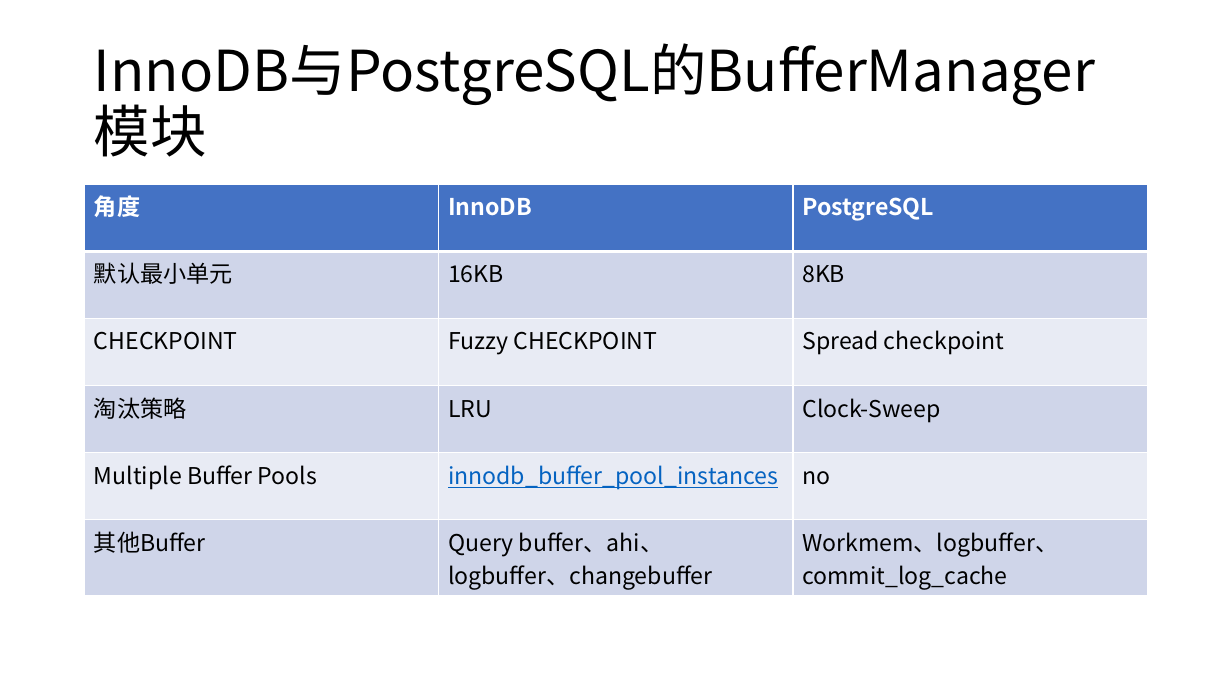
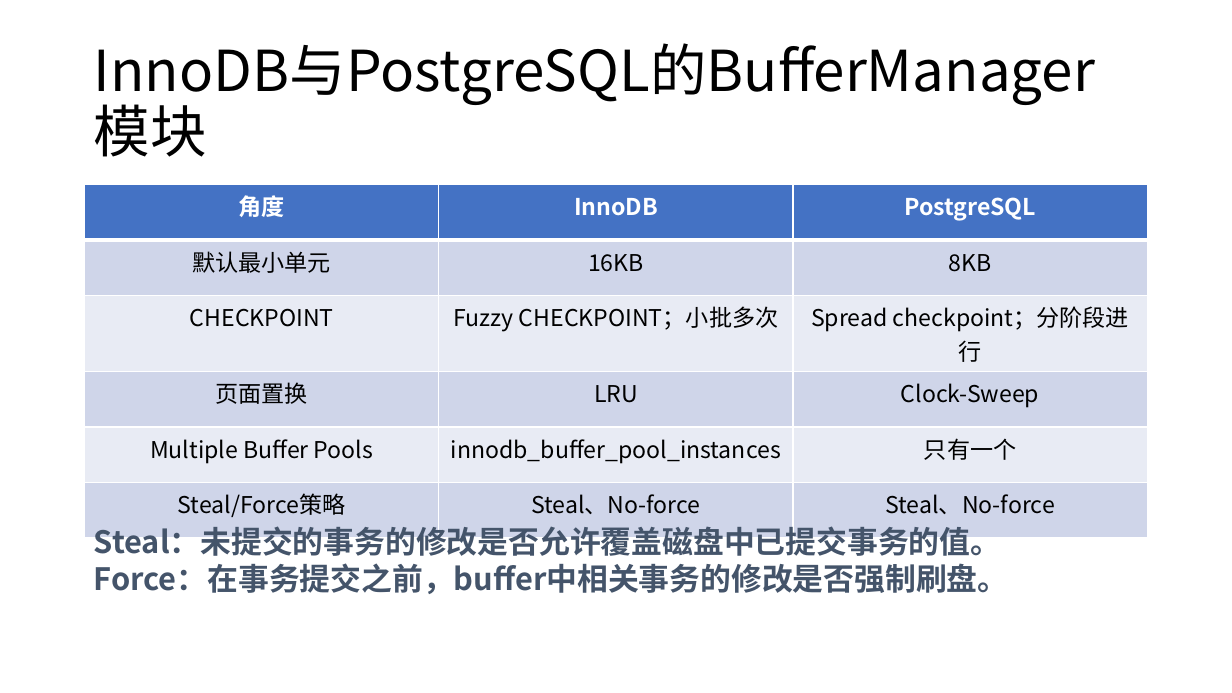
Before and after one commit to yummyliu/papers, a slide deck: slide 12 of 工作分享.pptx (slide 13 before the commit). Drawn at 1232x693 pixels with LibreOffice and Linux fonts; fonts in the diff are those of the drawing. Boxes give left, top, right and bottom in pixels: in the first picture for what was removed or moved away, otherwise in the second. Text is boxed around its words. In the diff, an @@ line names an element or a change of style, - is before the commit and + after.

Commit message:
work

```diff
--- a/工作分享.pptx
+++ b/工作分享.pptx
@@ table at [85, 185, 1147, 521] @@
-row 3, column 2: Fuzzy CHECKPOINT
+row 3, column 2: Fuzzy CHECKPOINT；小批多次
-row 3, column 3: Spread checkpoint
+row 3, column 3: Spread checkpoint；分阶段进行
-row 4, column 1: 淘汰策略
+row 4, column 1: 页面置换
-row 5, column 3: no
+row 5, column 3: 只有一个
-row 6: 其他Buffer | Query buffer、ahi、logbuffer、changebuffer | Workmem、logbuffer、commit_log_cache
+row 6: Steal/Force策略 | Steal、No-force | Steal、No-force
@@ text colour #0563C1 to #000000, underline off in "innodb_buffer_pool_instances" @@
@@ alignment left to centre @@
@@ text added at [94, 522, 1009, 594], 24 pt, text #44546A, bold @@
+Steal：未提交的事务的修改是否允许覆盖磁盘中已提交事务的值。
+Force：在事务提交之前，buffer中相关事务的修改是否强制刷盘。
```
Also in this commit, not shown: 21 other slides changed, 4 slides added.
